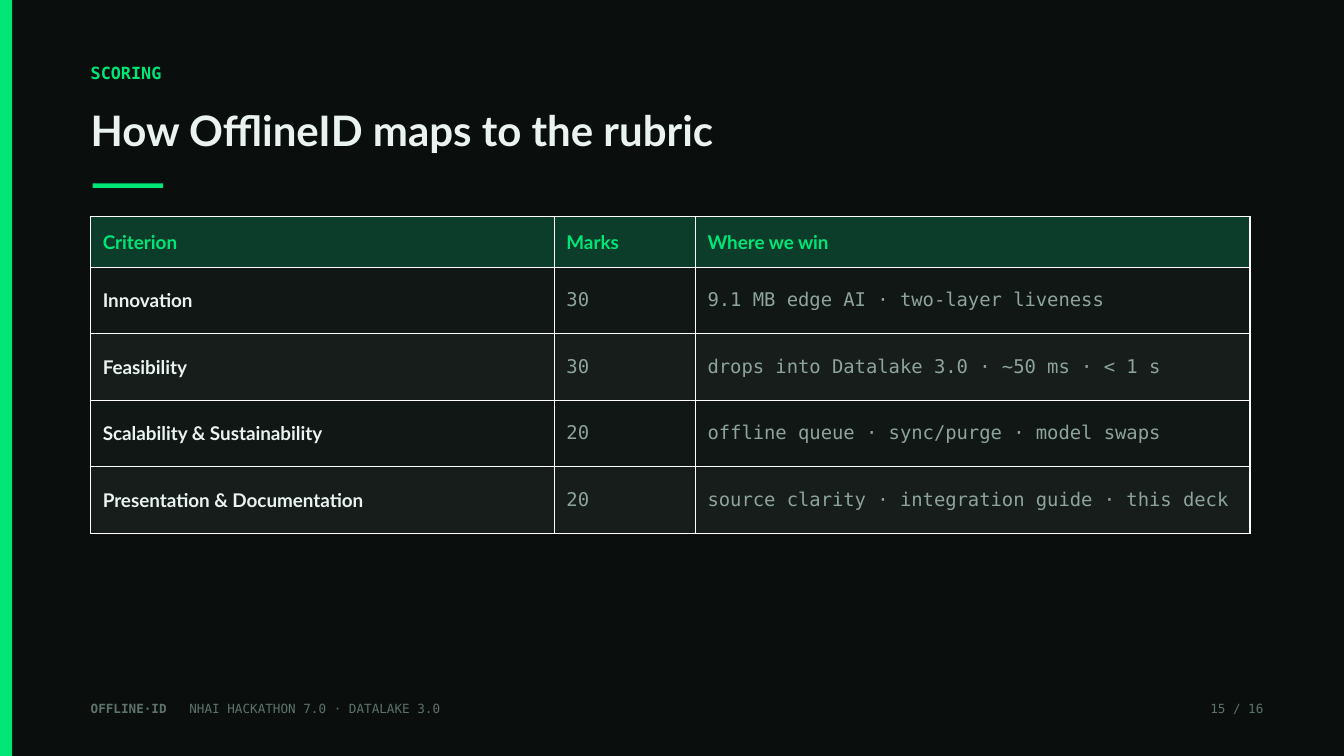
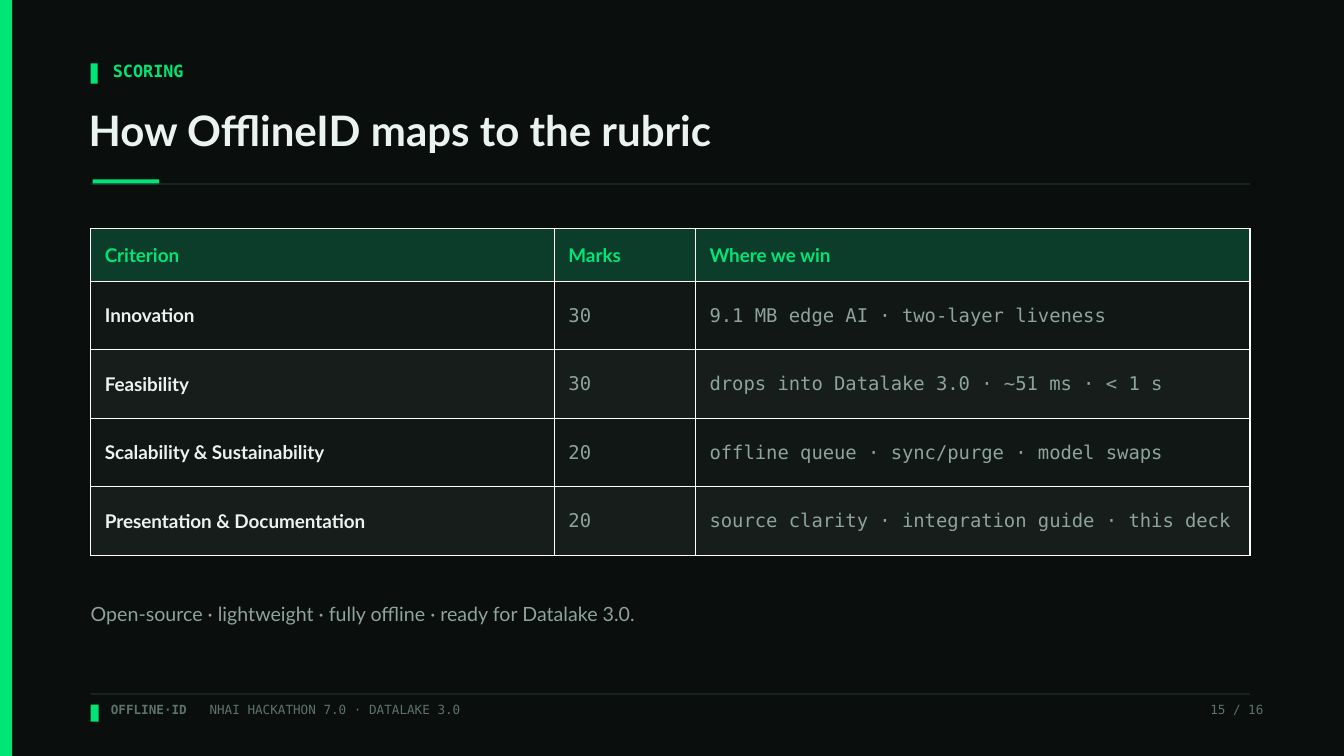
Before and after one commit to moneytosms/offlineid, a slide deck: slide 15 of submission/OfflineID_Hackathon7.pptx. Drawn at 1344x756 pixels with LibreOffice and Linux fonts; fonts in the diff are those of the drawing. Boxes give left, top, right and bottom in pixels: in the first picture for what was removed or moved away, otherwise in the second. Text is boxed around its words. In the diff, an @@ line names an element or a change of style, - is before the commit and + after.

Commit message:
docs: polish deck + purge stale references repo-wide
build_pptx.py: design polish - kicker prompt-tabs, header/footer hairlines,
bottom-right corner frame, left colour tabs on flow boxes, card label tabs,
OPEN SOURCE + v1.0.0 on the title slide, consistent ~51 ms. Regenerated the deck.

Stale fixes across all docs: ~50 ms -> ~51 ms; 16 -> 15 unit tests; old iOS path
src/native/ios/FaceEngineModule.swift -> ios/FaceEngine/FaceEngine.swift; pod
onnxruntime-mobile-c -> onnxruntime-objc; "PORT REQUIRED" -> "Swift port provided".

Verified: 0 em dashes, 0 AI/Claude mentions, 0 stale tokens repo-wide; deck 16 slides.

```diff
--- a/submission/OfflineID_Hackathon7.pptx
+++ b/submission/OfflineID_Hackathon7.pptx
@@ rectangle added at (91, 64, 98, 84), fill #00E676 @@
@@ text "SCORING": place and size @@
-text "SCORING" at (91, 66, 162, 80)
+text "SCORING" at (113, 64, 184, 78)
@@ rectangle: place and size @@
-rectangle at (93, 184, 163, 188)
+rectangle at (93, 179, 159, 185)
@@ rectangle added at (91, 184, 1250, 185), fill #22302B @@
@@ table at (91, 229, 1250, 556) @@
-row 3, column 3: drops into Datalake 3.0 · ~50 ms · < 1 s
+row 3, column 3: drops into Datalake 3.0 · ~51 ms · < 1 s
@@ table: place and size @@
-table at (91, 217, 1250, 533)
+table at (91, 229, 1250, 556)
@@ text added at (91, 606, 635, 625), 14 pt, text #8DA39B @@
+Open-source · lightweight · fully offline · ready for Datalake 3.0.
@@ rectangle added at (91, 694, 1250, 695), fill #22302B @@
@@ rectangle added at (91, 705, 99, 722), fill #00E676 @@
@@ text "OFFLINE·ID NHAI HACKATHON 7.0 · ...": place and size @@
-text "OFFLINE·ID NHAI HACKATHON 7.0 · ..." at (91, 704, 440, 713)
+text "OFFLINE·ID NHAI HACKATHON 7.0 · ..." at (111, 705, 461, 714)
```
Also in this commit, not shown: 15 other slides changed, 11 other files.
